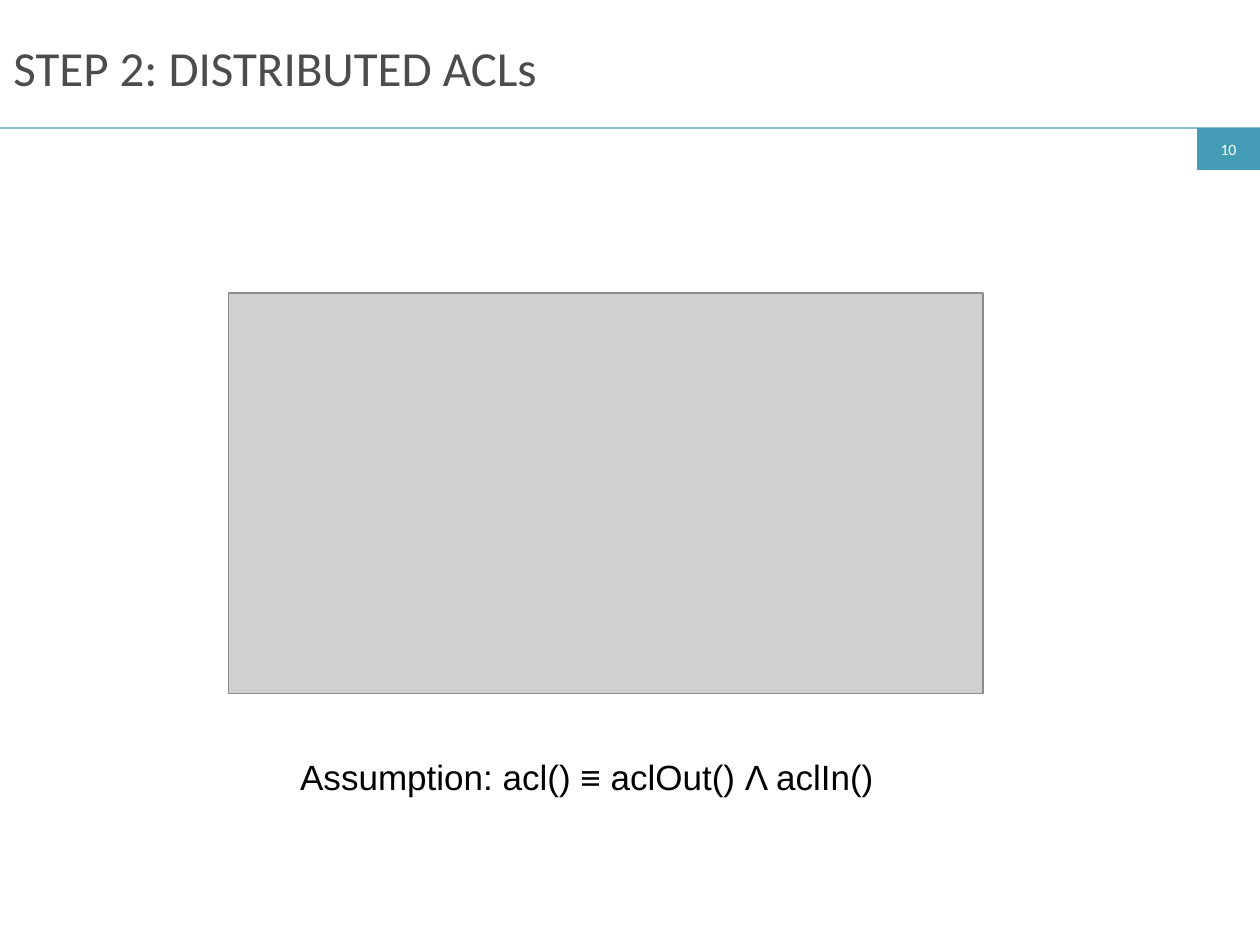
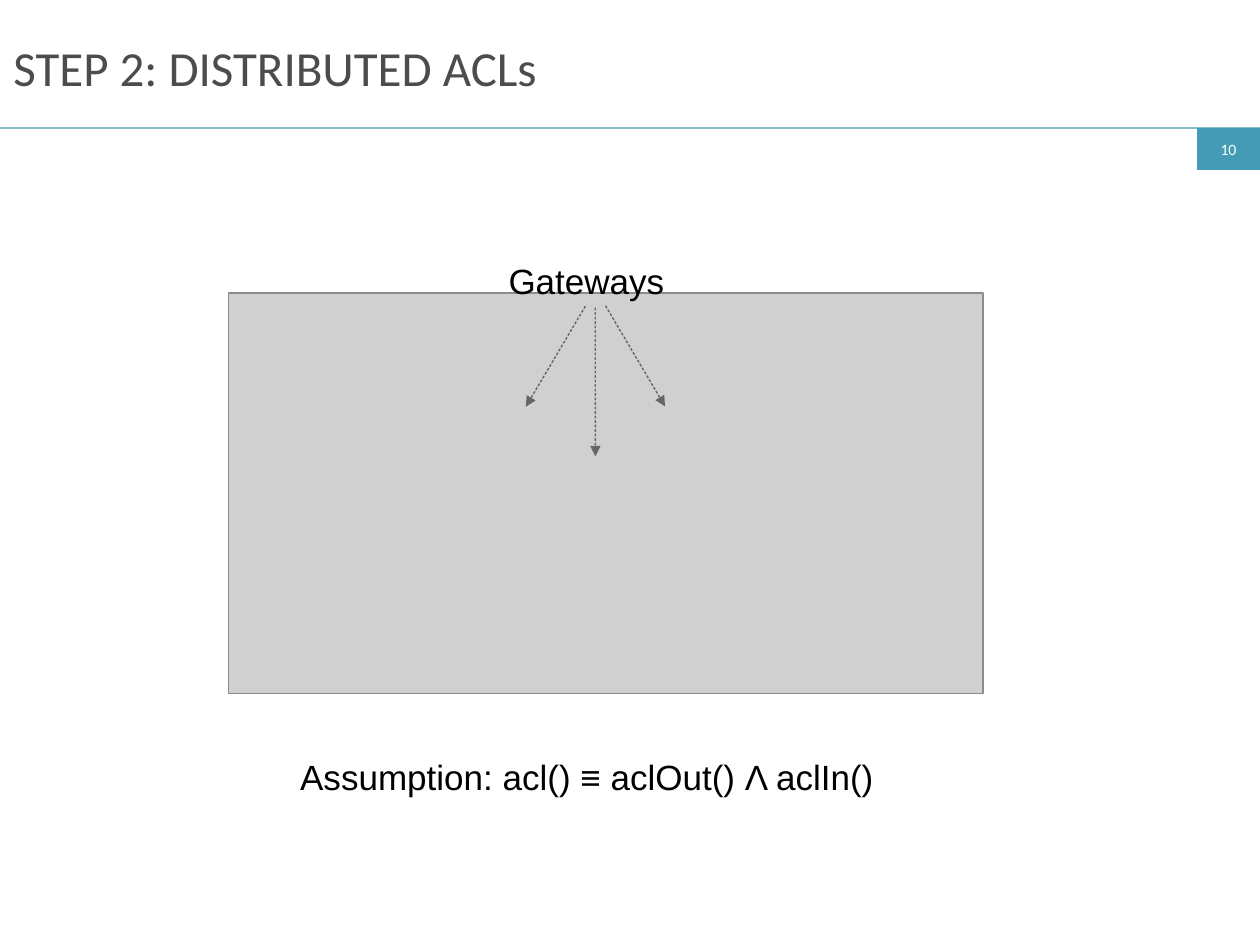
Before and after one commit to ryzhyk/cocoon, a slide deck: slide 10 of doc/netpl16/talk/cocoon.odp. Drawn at 1260x945 pixels with LibreOffice and Linux fonts; fonts in the diff are those of the drawing; grey boxes stand for pictures. Boxes give left, top, right and bottom in pixels: in the first picture for what was removed or moved away, otherwise in the second. Text is boxed around its words. In the diff, an @@ line names an element or a change of style, - is before the commit and + after.

```diff
--- a/doc/netpl16/talk/cocoon.odp
+++ b/doc/netpl16/talk/cocoon.odp
@@ text added at box(509, 269, 665, 300), 20 pt, text #000000 @@
+Gateways
@@ arrow added from (586, 306) to (525, 407), #666666 0.79 pt @@
@@ arrow added from (595, 307) to (595, 456), #666666 0.79 pt @@
@@ arrow added from (606, 306) to (665, 407), #666666 0.79 pt @@
```
Also in this commit, not shown: 10 other slides changed, 2 slides added, 2 other files.
